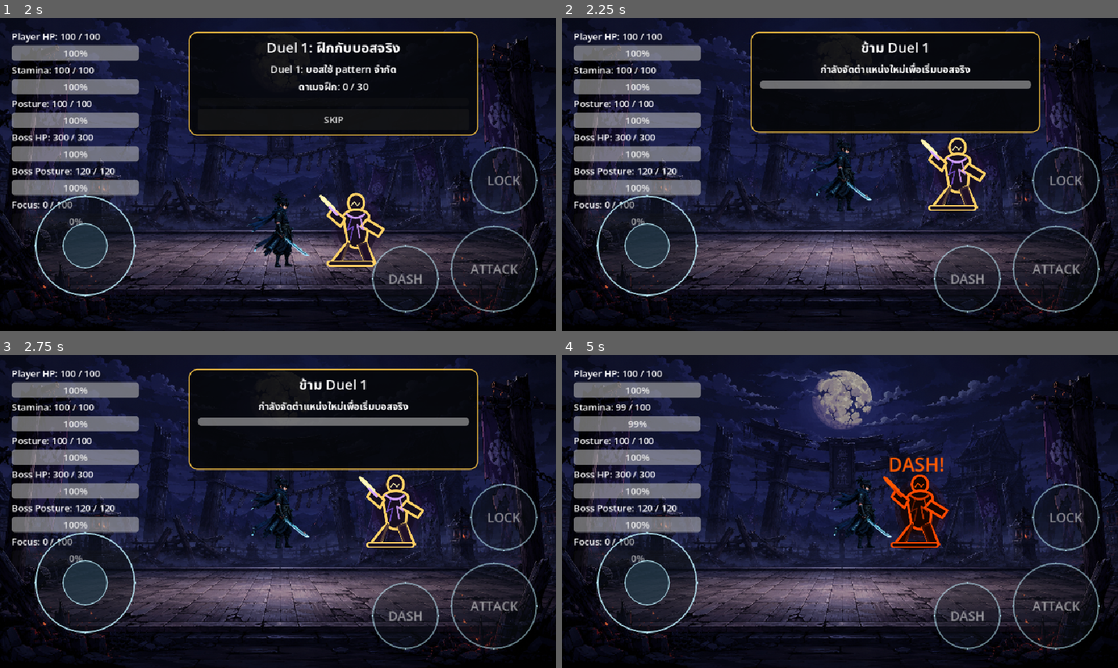
Above: before the commit, frames 1-4 (two rows, left to right).
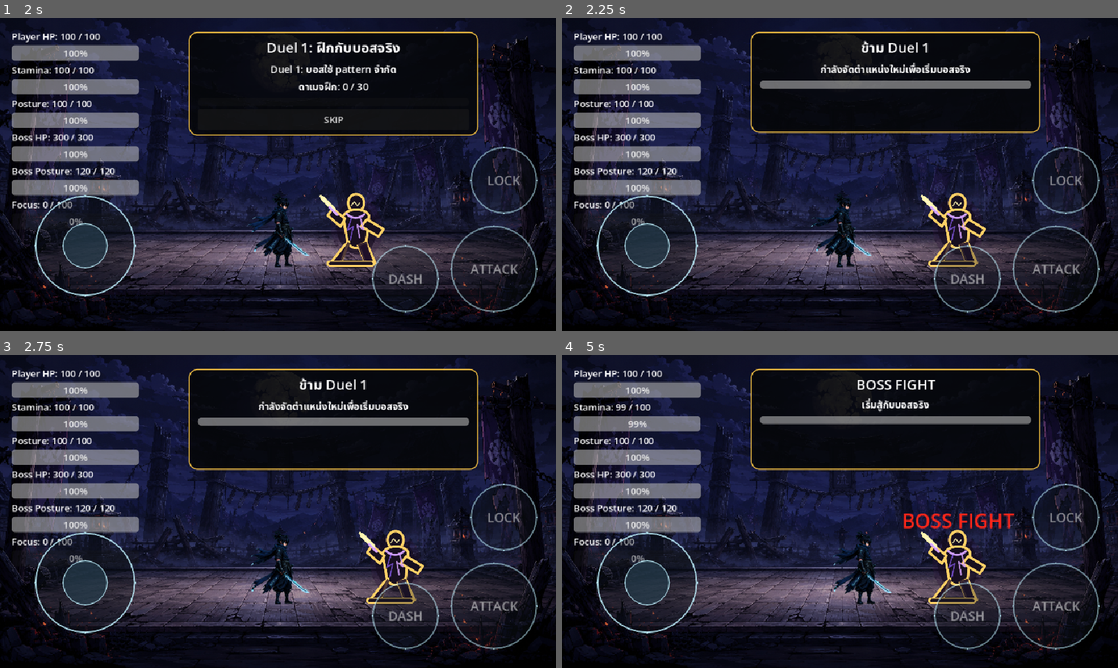
Above: after the commit, the same moments.

Repository: shanwinder/lastblade
Game: Godot game, scene res://scenes/main/BossBrokenMaster.tscn
The game is run twice, just before and just after one commit, with the same random seed, the same clock (stepped at 60 frames per second) and the same inputs.
Inputs (mouse positions are in pixels of both pictures, inside the frame that each line leads up to):
- Up to frame 1 (2 s): click "START" at 0.5 s; click "SKIP" at 1.25 s
- Up to frame 2 (2.25 s): click "SKIP" at 2 s
- Up to frame 3 (2.75 s): no input
- Up to frame 4 (5 s): click "ATTACK" at 2.75 s; tap Enter at 3.5 s; move the mouse to (962, 495) at 3.52 s; hold Right (ui_right) 3.53-4.25 s; tap A (attack) at 3.6 s; click (962, 495) at 3.67 s; drag from (728, 527) to (890, 511) at 4.27 s

Frame 1 is identical in both runs. In frame 2, 3.1% of the frame differs, in the area x 44-77%, y 38-80%; in frame 3, 3.2%; in frame 4, 19%, in the area x 33-86%, y 4-80%.

Commit message:
Update BossBrokenMaster.tscn

Diff:
--- a/last-blade-trial/scenes/main/BossBrokenMaster.tscn
+++ b/last-blade-trial/scenes/main/BossBrokenMaster.tscn
@@ -182,6 +182,9 @@
 player_path = NodePath("../../Actors/Player")
 boss_path = NodePath("../../Actors/BossBrokenMaster")
 game_loop_manager_path = NodePath("../../GameFlow/GameLoopManager")
+player_real_fight_start_position = Vector2(576, 420)
+boss_real_fight_start_position = Vector2(780, 420)
+real_boss_start_signal_time = 3.0
 
 [node name="GameFlow" type="Node" parent="." unique_id=67536998]
 
